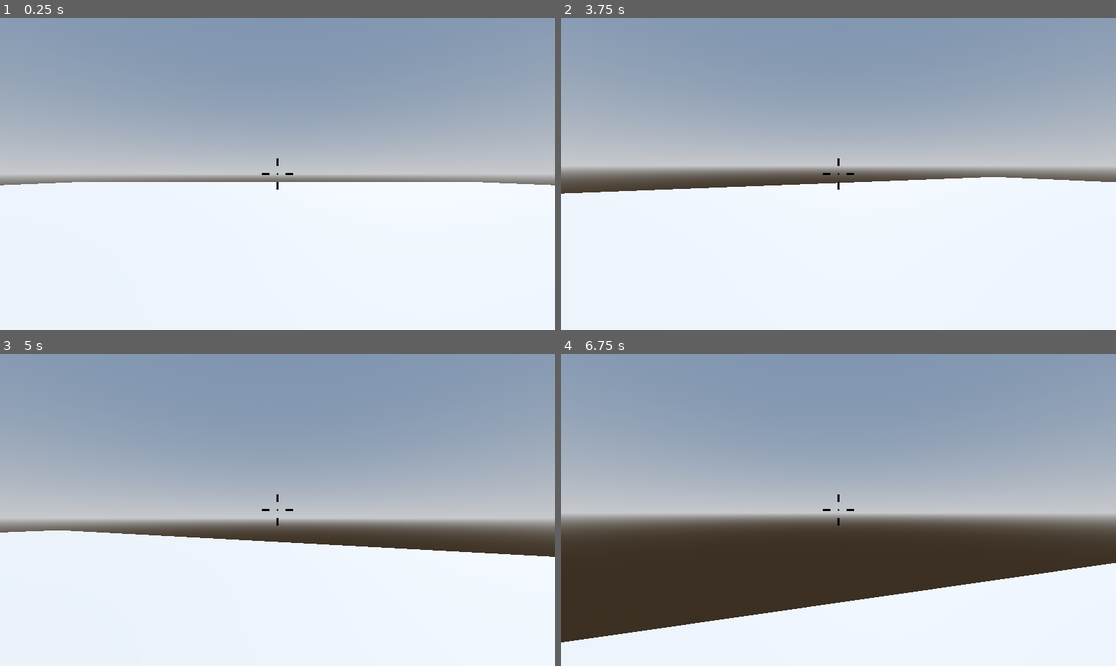
Above: before the commit, frames 1-4 (two rows, left to right).
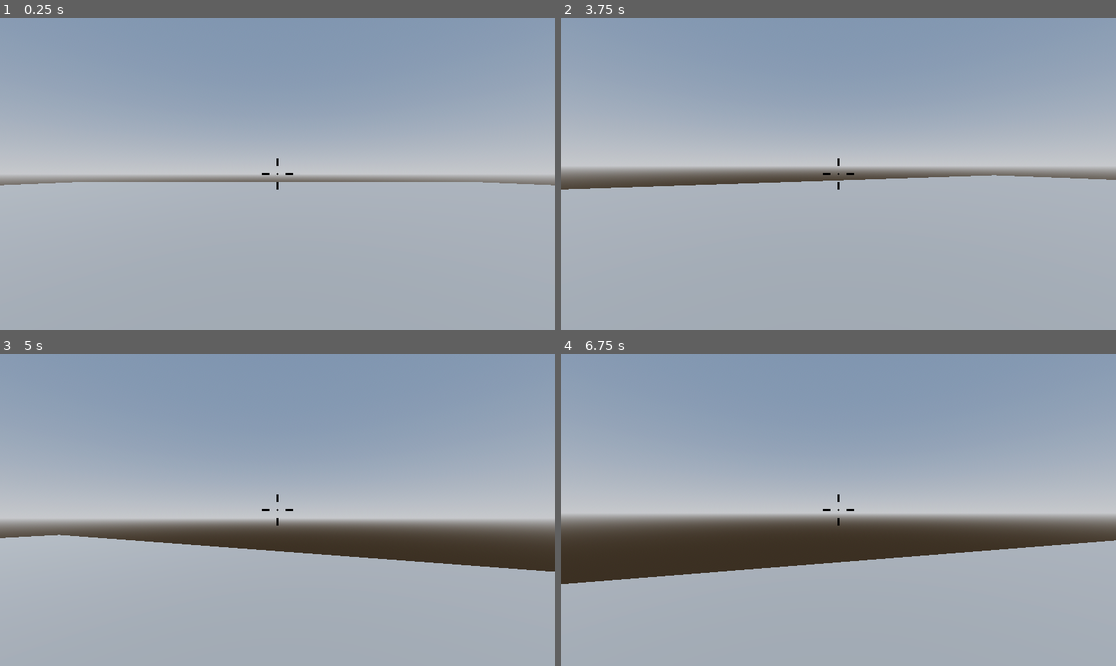
Above: after the commit, the same moments.

Repository: SpookyUboa/robo-rampage
Game: Godot game, scene res://Levels/Sandbox.tscn
Two runs of this game, one before a commit and one after it. Both use one fixed random seed, a clock stepped at 60 frames per second and the inputs below.
Inputs (mouse positions are in pixels of both pictures, inside the frame that each line leads up to):
- Up to frame 1 (0.25 s): no input
- Up to frame 2 (3.75 s): tap Enter (ui_accept) at 0.5, 0.6, 0.77, 1.07, 1.35, 1.52, 1.82, 2.1, 2.85, 3.02, 3.32, 3.5, 3.6 s; move the mouse to (866, 174) at 0.52 s; hold W (move_forward) from 0.53 s (still down); move the mouse to (810, 174) at 1.27 s; move the mouse to (849, 167) at 2.02 s; move the mouse to (832, 180) at 2.77 s; move the mouse to (877, 177) at 3.52 s
- Up to frame 3 (5 s): keep holding W (move_forward); tap Enter (ui_accept) at 3.77, 4.07, 4.35, 4.52, 4.82 s; move the mouse to (233, 506) at 4.27 s
- Up to frame 4 (6.75 s): move the mouse to (844, 510) at 5.02 s; tap Enter (ui_accept) at 5.1, 5.85, 6.02, 6.32, 6.6 s; move the mouse to (816, 503) at 5.77 s; release W (move_forward) at 5.78 s; hold D (move_right) 5.78-6.53 s; move the mouse to (866, 510) at 6.52 s; hold W (move_forward) from 6.53 s (still down)

The runs differ from the first frame. In frame 1, 47% of the frame differs, in the area x 0-100%, y 52-100%; in frame 2, 48%, in the area x 0-100%, y 50-100%; in frame 3, 40%; in frame 4, 33%.

Commit message:
Snappier jump

Diff:
--- a/Levels/Sandbox.tscn
+++ b/Levels/Sandbox.tscn
@@ -15,6 +15,12 @@
 tonemap_mode = 2
 glow_enabled = true
 
+[sub_resource type="StandardMaterial3D" id="StandardMaterial3D_bd1lr"]
+albedo_color = Color(0.329412, 0.329412, 0.329412, 1)
+
+[sub_resource type="StandardMaterial3D" id="StandardMaterial3D_aj3ea"]
+albedo_color = Color(1, 0.211765, 0, 1)
+
 [node name="Sandbox" type="Node3D"]
 
 [node name="DirectionalLight3D" type="DirectionalLight3D" parent="."]
@@ -28,6 +34,12 @@
 transform = Transform3D(1, 0, 0, 0, 1, 0, 0, 0, 1, 0, -0.5, 0)
 use_collision = true
 size = Vector3(64, 1, 64)
+material = SubResource("StandardMaterial3D_bd1lr")
 
 [node name="Player" parent="." instance=ExtResource("1_u6bnw")]
 transform = Transform3D(1, 0, 0, 0, 1, 0, 0, 0, 1, 0, 1, 0)
+
+[node name="Platform" type="CSGBox3D" parent="."]
+transform = Transform3D(1, 0, 0, 0, 1, 0, 0, 0, 1, 0, 0.5, 2.63174)
+use_collision = true
+material = SubResource("StandardMaterial3D_aj3ea")
--- a/Player/Player.gd
+++ b/Player/Player.gd
@@ -2,11 +2,12 @@
 
 
 const SPEED = 5.0
-const JUMP_VELOCITY = 4.5
+@export var jump_height : float = 1.0
+@export var fall_multiplier : float = 1.5
 
-# Get the gravity from the project settings to be synced with RigidBody nodes.
 var gravity: float = ProjectSettings.get_setting("physics/3d/default_gravity")
 var mouse_motion:= Vector2.ZERO
+
 @onready var camera_pivot: Node3D = $CameraPivot
 
 func _ready() -> void:
@@ -16,14 +17,14 @@
 	handle_camera_rotation()
 	# Add the gravity.
 	if not is_on_floor():
-		velocity.y -= gravity * delta
+		if velocity.y >= 0:
+			velocity.y -= gravity * delta
+		else:
+			velocity.y -= gravity * delta * fall_multiplier
 
-	# Handle Jump.
 	if Input.is_action_just_pressed("ui_accept") and is_on_floor():
-		velocity.y = JUMP_VELOCITY
+		velocity.y = sqrt(jump_height * 2 * gravity)
 
-	# Get the input direction and handle the movement/deceleration.
-	# As good practice, you should replace UI actions with custom gameplay actions.
 	var input_dir := Input.get_vector("move_left", "move_right", "move_forward", "move_back")
 	var direction := (transform.basis * Vector3(input_dir.x, 0, input_dir.y)).normalized()
 	if direction:
Not shown: 1 places in Levels/Sandbox.tscn that only renumber resources
